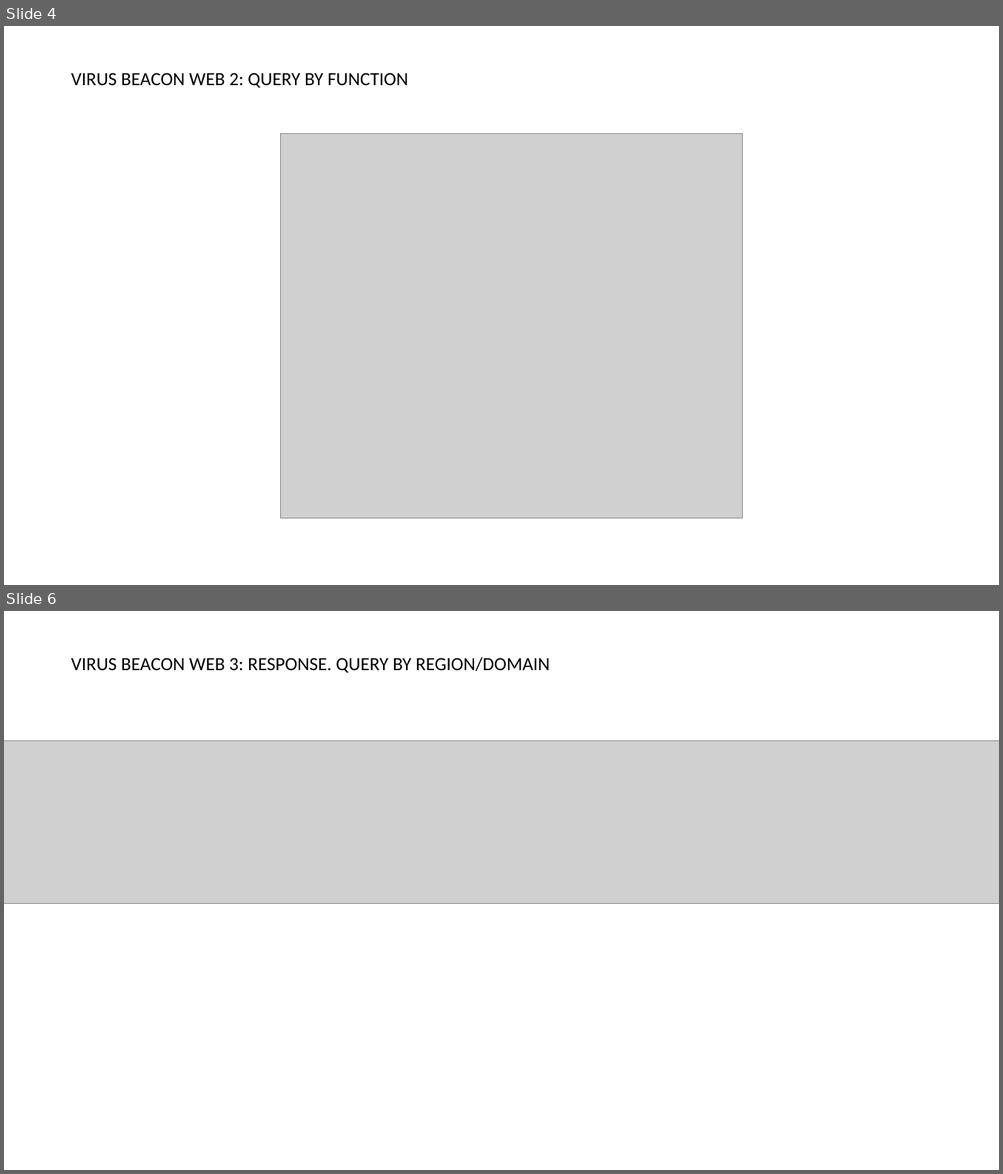
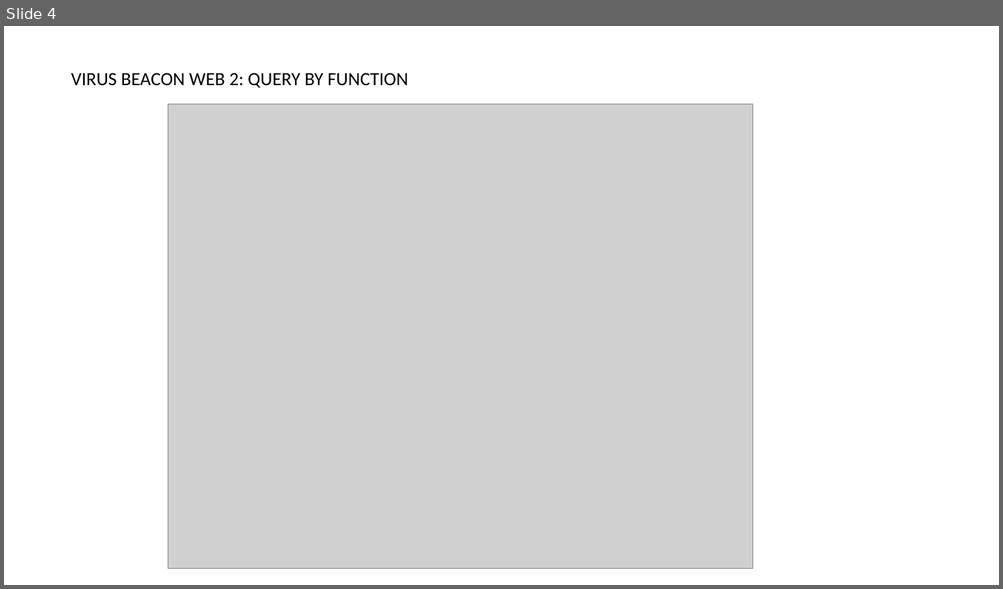
Before and after one commit to clauw87/virusbeacon, a slide deck: virusbeacon_web.pptx. Shown one above the other, each under a label of ours: slides 4 and 6 before the commit, slide 4 after it; the slides between them are not shown. The pictures are 1003x1174 and 1003x589 pixels, drawn with LibreOffice and Linux fonts; fonts in the diff are those of the drawing; grey boxes stand for pictures. Boxes give left, top, right and bottom in pixels: in the first picture for what was removed or moved away, otherwise in the second. Text is boxed around its words. In the diff, an @@ line names an element or a change of style, - is before the commit and + after.

```diff
--- a/virusbeacon_web.pptx
+++ b/virusbeacon_web.pptx
@@ slide 6 removed at (4, 611, 999, 1170), background #FFFFFF @@
@@ text removed at (71, 657, 549, 673) @@
-VIRUS BEACON WEB 3: RESPONSE. QUERY BY REGION/DOMAIN
@@ picture removed at (4, 741, 999, 903) @@
@@ slide 4 changed as well @@
@@ picture: place and size @@
-picture at (281, 134, 743, 518)
+picture at (168, 104, 753, 569)
```
Also in this commit, not shown: 3 other slides changed, 1 other slide removed, 1 other file.
